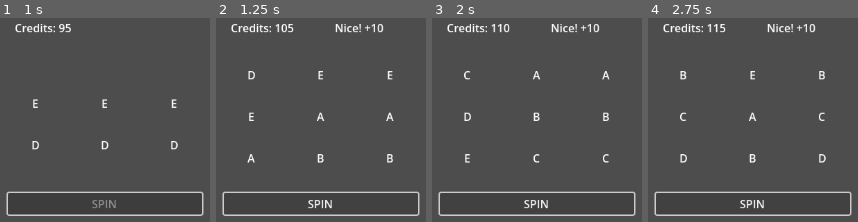
Above: before the commit, frames 1-4 (left to right).
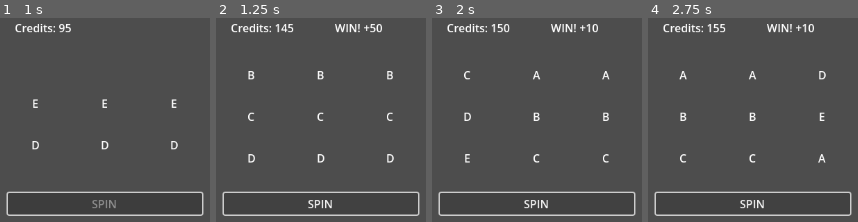
Above: after the commit, the same moments.

Repository: dimitrios-git/slotmachine
Game: Godot game, scene res://main.tscn
Two runs of this game, one before a commit and one after it. Both use one fixed random seed, a clock stepped at 60 frames per second and the inputs below.
Inputs:
- Up to frame 1 (1 s): click "SPIN" at 0.5 s
- Up to frame 2 (1.25 s): no input
- Up to frame 3 (2 s): click "SPIN" at 1.25 s
- Up to frame 4 (2.75 s): click "SPIN" at 2 s

Frame 1 is identical in both runs. In frame 2, 1.4% of the frame differs, in the area x 14-85%, y 2-72%; in frame 3, 0.6%; in frame 4, 1.4%.

Commit message:
feat(slot): complete Phase 2 data-driven configuration
- Added SlotConfig Resource and default_slot_config.tres
- Introduced SlotManager as central game logic controller
- Moved symbols, reel_count, and payouts into SlotConfig
- Updated Main scene to use SlotManager instead of direct logic
- Connected reels, config, and manager through exported properties
- Cleaned up prototype dependencies and prepared for Phase 2.1

Diff:
--- a/main.gd
+++ b/main.gd
@@ -1,92 +1,53 @@
 extends Node2D
 
-var credits: int = 100
-var spin_cost: int = 5
-
-@onready var reels: Array = get_tree().get_nodes_in_group("slot_reel")
+@export var slot_manager: SlotManager
+var credits := 100
+var spin_cost := 5
 
 @onready var spin_button: Button = $SpinButton
 @onready var credits_label: Label = $CreditsLabel
 @onready var result_label: Label = $ResultLabel
 
-var results: Array[String] = []
-
+var finished_count := 0
+var current_results: Array[String] = []
 
 func _ready():
-	print("======================")
-	print("DEBUG START")
-	print("Reels found:", reels)
-	for r in reels:
-		print(" - Reel:", r.name)
-	print("======================")
+	update_ui()
 
-	update_ui()
+	# Hook reel finish signals
+	for r in slot_manager.reels:
+		r.spin_finished.connect(_on_reel_finished)
+
 	spin_button.pressed.connect(_on_spin_pressed)
-
-	for reel in reels:
-		reel.spin_finished.connect(_on_reel_finished)
-
 
 func update_ui():
 	credits_label.text = "Credits: %d" % credits
 
-
 func _on_spin_pressed():
-	print("SPIN PRESSED")
-	print("Credits:", credits, "Cost:", spin_cost)
-
 	if credits < spin_cost:
-		print("Not enough credits")
 		result_label.text = "Not enough credits!"
 		return
 
 	credits -= spin_cost
 	update_ui()
 	result_label.text = ""
+
+	finished_count = 0
+	current_results = slot_manager.spin()
+
 	spin_button.disabled = true
-	results.clear()
-
-	print("Spinning reels:", reels)
-
-	for reel in reels:
-		var symbol := random_symbol_for(reel)
-		print("Calling spin() on:", reel.name, "target =", symbol)
-		reel.spin(symbol)
-
-
-func random_symbol_for(reel) -> String:
-	return reel.symbols[randi() % reel.symbols.size()]
-
 
 func _on_reel_finished(symbol: String):
-	print("Reel finished with:", symbol)
-	results.append(symbol)
+	finished_count += 1
 
-	if results.size() == reels.size():
-		print("All reels finished:", results)
-		evaluate_spin(results)
+	if finished_count == slot_manager.config.reel_count:
+		var payout := slot_manager.evaluate(current_results)
+		credits += payout
+
+		if payout > 0:
+			result_label.text = "WIN! +%d" % payout
+		else:
+			result_label.text = "No win"
+
+		update_ui()
 		spin_button.disabled = false
-
-
-func evaluate_spin(symbols: Array[String]):
-	print("Evaluating:", symbols)
-
-	var counts := {}
-
-	for s in symbols:
-		counts[s] = (counts.get(s, 0) + 1)
-
-	var highest := 0
-	for k in counts.keys():
-		highest = max(highest, counts[k])
-
-	if highest >= 3:
-		credits += 50
-		result_label.text = "JACKPOT! +50"
-	elif highest == 2:
-		credits += 10
-		result_label.text = "Nice! +10"
-	else:
-		result_label.text = "No win."
-
-	update_ui()
--- a/main.tscn
+++ b/main.tscn
@@ -1,10 +1,13 @@
-[gd_scene load_steps=3 format=3 uid="uid://7u2ie6actdx5"]
+[gd_scene load_steps=5 format=3 uid="uid://7u2ie6actdx5"]
 
 [ext_resource type="Script" uid="uid://dcm6r0bm0gnn2" path="res://main.gd" id="1_0xm2m"]
 [ext_resource type="PackedScene" uid="uid://dr8ueyfu2v4ly" path="res://reel.tscn" id="1_ig7tw"]
+[ext_resource type="Script" uid="uid://bsthdrokptiup" path="res://slot/slot_manager.gd" id="3_h2yge"]
+[ext_resource type="Resource" uid="uid://4oq0fbm8fr5a" path="res://slot/default_slot_config.tres" id="4_1bvp3"]
 
-[node name="Main" type="Node2D"]
+[node name="Main" type="Node2D" node_paths=PackedStringArray("slot_manager")]
 script = ExtResource("1_0xm2m")
+slot_manager = NodePath("SlotManager")
 
 [node name="Reel1" parent="." groups=["slot_reel"] instance=ExtResource("1_ig7tw")]
 offset_left = 20.0
@@ -43,3 +46,8 @@
 offset_top = 30.0
 offset_right = 220.0
 offset_bottom = 53.0
+
+[node name="SlotManager" type="Node" parent="." node_paths=PackedStringArray("reels")]
+script = ExtResource("3_h2yge")
+config = ExtResource("4_1bvp3")
+reels = [NodePath("../Reel1"), NodePath("../Reel2"), NodePath("../Reel3")]
--- /dev/null
+++ b/slot/default_slot_config.tres
@@ -0,0 +1,7 @@
+[gd_resource type="Resource" script_class="SlotConfig" load_steps=2 format=3 uid="uid://4oq0fbm8fr5a"]
+
+[ext_resource type="Script" uid="uid://sp3n3g5uo2eo" path="res://slot/slot_config.gd" id="1_uuus3"]
+
+[resource]
+script = ExtResource("1_uuus3")
+metadata/_custom_type_script = "uid://sp3n3g5uo2eo"
--- /dev/null
+++ b/slot/slot_config.gd
@@ -0,0 +1,16 @@
+@icon("res://icon.svg")
+extends Resource
+class_name SlotConfig
+
+# The full symbol set used in the game
+@export var symbols: Array[String] = ["A", "B", "C", "D", "E"]
+
+# Number of reels the game should use
+@export var reel_count: int = 3
+
+# Payouts: match_count -> credit reward
+# (phase 2 simple version)
+@export var payouts := {
+	3: 50, # three of a kind
+	2: 10  # two of a kind
+}
--- /dev/null
+++ b/slot/slot_manager.gd
@@ -0,0 +1,32 @@
+extends Node
+class_name SlotManager
+
+@export var config: SlotConfig
+@export var reels: Array[Node]
+
+signal spin_complete(result_symbols: Array[String], payout: int)
+
+func spin():
+	var results: Array[String] = []
+
+	# Pick target symbols
+	for i in range(config.reel_count):
+		var s = config.symbols[randi() % config.symbols.size()]
+		results.append(s)
+
+	# Send target symbols to reels
+	for i in range(reels.size()):
+		reels[i].spin(results[i])
+
+	return results
+
+func evaluate(symbols: Array[String]) -> int:
+	var counts := {}
+	for s in symbols:
+		counts[s] = (counts.get(s, 0) + 1)
+
+	var highest := 0
+	for k in counts:
+		highest = max(highest, counts[k])
+
+	return config.payouts.get(highest, 0)
Not shown, added: slot/slot_config.gd.uid
Not shown, added: slot/slot_manager.gd.uid
